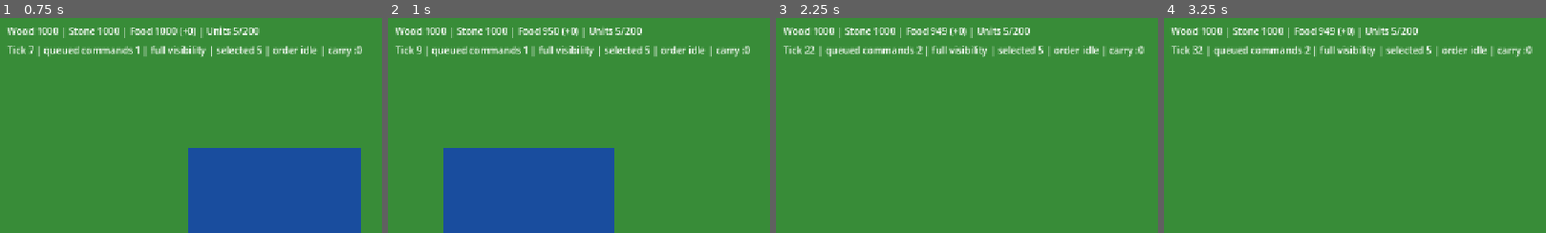
Above: before the commit, frames 1-4 (left to right).
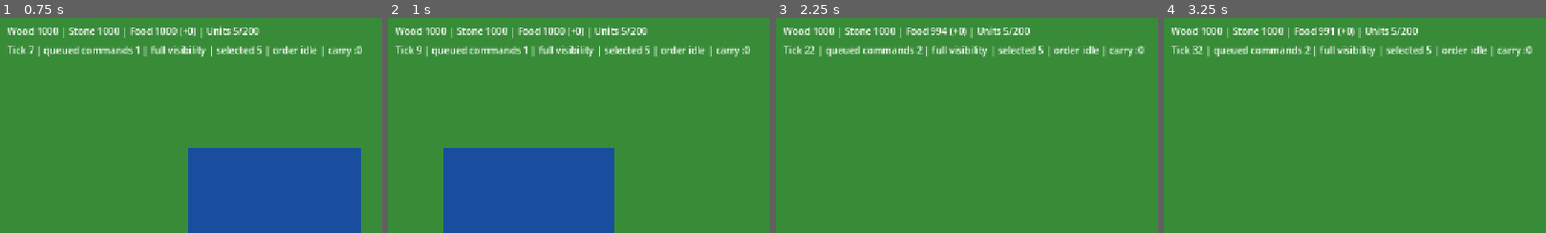
Above: after the commit, the same moments.

Repository: dmitriikomarskikh-coder/project-stronghold
Game: Godot game, scene res://game/main.tscn
Two runs of this game, one before a commit and one after it. Both use one fixed random seed, a clock stepped at 60 frames per second and the inputs below.
Inputs (mouse positions are % of the whole screen's width and height, from its top left):
- Up to frame 1 (0.75 s): tap Enter at 0.5 s; move the mouse to (72, 45) at 0.52 s; hold Right (ui_right) from 0.53 s (still down); tap N at 0.6 s; click (72, 45) at 0.67 s
- Up to frame 2 (1 s): keep holding Right (ui_right)
- Up to frame 3 (2.25 s): release Right (ui_right) at 1.25 s; drag from (30, 55) to (45, 70) at 1.27 s; tap Space at 2 s; move the mouse to (60, 28) at 2.02 s; hold Right (ui_right) from 2.03 s (still down); tap N at 2.1 s
- Up to frame 4 (3.25 s): release Right (ui_right) at 2.75 s; drag from (45, 70) to (20, 35) at 2.77 s
The pictures show only the part of the screen within x 0-50%, y 0-50%; the shares and areas given below are measured in that part.

Frame 1 is identical in both runs. In frame 2, 0.6% of the frame differs, in the area x 40-68%, y 3-10%; in frame 3, less than 0.1%; in frame 4, less than 0.1%.

Commit message:
Implement production payment and limit checks

Diff:
--- a/sim/buildings.gd
+++ b/sim/buildings.gd
@@ -9,6 +9,12 @@
 var progress: PackedInt32Array = PackedInt32Array()
 var production_type: PackedStringArray = PackedStringArray()
 var production_ticks: PackedInt32Array = PackedInt32Array()
+var production_paid_food: PackedInt32Array = PackedInt32Array()
+var production_paid_wood: PackedInt32Array = PackedInt32Array()
+var production_paid_stone: PackedInt32Array = PackedInt32Array()
+var production_acc_food: PackedInt32Array = PackedInt32Array()
+var production_acc_wood: PackedInt32Array = PackedInt32Array()
+var production_acc_stone: PackedInt32Array = PackedInt32Array()
 var free_list: Array[int] = []
 
 func spawn(player_id: int, type_name: String, tile_x: int, tile_y: int, max_hp: int, build_progress: int = 1) -> int:
@@ -22,6 +28,7 @@
 	progress[id] = build_progress
 	production_type[id] = ""
 	production_ticks[id] = 0
+	_reset_production_payment(id)
 	return id
 
 func live_count_for_player(player_id: int, include_zero_progress: bool = false) -> int:
@@ -61,6 +68,12 @@
 	progress.append(0)
 	production_type.append("")
 	production_ticks.append(0)
+	production_paid_food.append(0)
+	production_paid_wood.append(0)
+	production_paid_stone.append(0)
+	production_acc_food.append(0)
+	production_acc_wood.append(0)
+	production_acc_stone.append(0)
 	return id
 
 func start_production(id: int, type_name: String) -> void:
@@ -69,3 +82,19 @@
 	if production_type[id] == "":
 		production_type[id] = type_name
 		production_ticks[id] = 0
+		_reset_production_payment(id)
+
+func clear_production(id: int) -> void:
+	if id < 0 or id >= alive.size():
+		return
+	production_type[id] = ""
+	production_ticks[id] = 0
+	_reset_production_payment(id)
+
+func _reset_production_payment(id: int) -> void:
+	production_paid_food[id] = 0
+	production_paid_wood[id] = 0
+	production_paid_stone[id] = 0
+	production_acc_food[id] = 0
+	production_acc_wood[id] = 0
+	production_acc_stone[id] = 0
--- a/sim/snapshot.gd
+++ b/sim/snapshot.gd
@@ -49,6 +49,12 @@
 		_append_i32(bytes, sim.buildings.progress[id])
 		_append_string(bytes, sim.buildings.production_type[id])
 		_append_i32(bytes, sim.buildings.production_ticks[id])
+		_append_i32(bytes, sim.buildings.production_paid_food[id])
+		_append_i32(bytes, sim.buildings.production_paid_wood[id])
+		_append_i32(bytes, sim.buildings.production_paid_stone[id])
+		_append_i32(bytes, sim.buildings.production_acc_food[id])
+		_append_i32(bytes, sim.buildings.production_acc_wood[id])
+		_append_i32(bytes, sim.buildings.production_acc_stone[id])
 	return bytes
 
 func _append_i32(bytes: PackedByteArray, value: int) -> void:
--- a/sim/tick.gd
+++ b/sim/tick.gd
@@ -367,24 +367,103 @@
 		return
 	if buildings.production_type[building_id] != "":
 		return
-	var cost: Dictionary = balance["units"][unit_type]["cost"]
-	var player: int = buildings.owner[building_id]
-	if player_food[player] < int(cost.get("food", 0)):
-		return
-	player_food[player] -= int(cost.get("food", 0))
 	buildings.start_production(building_id, unit_type)
 
 func _step_building_production(building_id: int) -> void:
 	var type_name: String = buildings.production_type[building_id]
+	var player: int = buildings.owner[building_id]
+	var cfg: Dictionary = balance["units"][type_name]
+	var production_time := int(cfg["production_time"])
+	var cost: Dictionary = cfg["cost"]
+	var fully_paid := _production_is_paid(building_id, cost)
+	if live_units_for_player(player) >= unit_limit:
+		return
+	if not fully_paid:
+		var advanced := true
+		advanced = _advance_production_payment(building_id, player, "food", int(cost.get("food", 0)), production_time) and advanced
+		advanced = _advance_production_payment(building_id, player, "wood", int(cost.get("wood", 0)), production_time) and advanced
+		advanced = _advance_production_payment(building_id, player, "stone", int(cost.get("stone", 0)), production_time) and advanced
+		if not advanced:
+			return
+		fully_paid = _production_is_paid(building_id, cost)
 	buildings.production_ticks[building_id] += 1
-	if buildings.production_ticks[building_id] < int(balance["units"][type_name]["production_time"]):
+	if buildings.production_ticks[building_id] < production_time or not fully_paid:
 		return
 	var exit_tile: Vector2i = _dropoff_slot(building_id, Vector2i(buildings.anchor_x[building_id], buildings.anchor_y[building_id]))
 	if exit_tile.x < 0:
 		return
-	units.spawn(buildings.owner[building_id], type_name, exit_tile.x, exit_tile.y, int(balance["units"][type_name]["hp"]))
-	buildings.production_type[building_id] = ""
-	buildings.production_ticks[building_id] = 0
+	units.spawn(player, type_name, exit_tile.x, exit_tile.y, int(cfg["hp"]))
+	buildings.clear_production(building_id)
+
+func _advance_production_payment(building_id: int, player: int, resource_type: String, cost: int, production_time: int) -> bool:
+	if _get_production_paid(building_id, resource_type) >= cost:
+		return true
+	if _get_player_resource(player, resource_type) <= 0:
+		return false
+	_set_production_acc(building_id, resource_type, _get_production_acc(building_id, resource_type) + cost)
+	if _get_production_acc(building_id, resource_type) >= production_time:
+		_set_production_acc(building_id, resource_type, _get_production_acc(building_id, resource_type) - production_time)
+		_set_player_resource(player, resource_type, _get_player_resource(player, resource_type) - 1)
+		_set_production_paid(building_id, resource_type, _get_production_paid(building_id, resource_type) + 1)
+	return true
+
+func _production_is_paid(building_id: int, cost: Dictionary) -> bool:
+	return (
+		buildings.production_paid_food[building_id] >= int(cost.get("food", 0))
+		and buildings.production_paid_wood[building_id] >= int(cost.get("wood", 0))
+		and buildings.production_paid_stone[building_id] >= int(cost.get("stone", 0))
+	)
+
+func _get_player_resource(player: int, resource_type: String) -> int:
+	if resource_type == "food":
+		return player_food[player]
+	if resource_type == "wood":
+		return player_wood[player]
+	if resource_type == "stone":
+		return player_stone[player]
+	return 0
+
+func _set_player_resource(player: int, resource_type: String, value: int) -> void:
+	if resource_type == "food":
+		player_food[player] = value
+	elif resource_type == "wood":
+		player_wood[player] = value
+	elif resource_type == "stone":
+		player_stone[player] = value
+
+func _get_production_paid(building_id: int, resource_type: String) -> int:
+	if resource_type == "food":
+		return buildings.production_paid_food[building_id]
+	if resource_type == "wood":
+		return buildings.production_paid_wood[building_id]
+	if resource_type == "stone":
+		return buildings.production_paid_stone[building_id]
+	return 0
+
+func _set_production_paid(building_id: int, resource_type: String, value: int) -> void:
+	if resource_type == "food":
+		buildings.production_paid_food[building_id] = value
+	elif resource_type == "wood":
+		buildings.production_paid_wood[building_id] = value
+	elif resource_type == "stone":
+		buildings.production_paid_stone[building_id] = value
+
+func _get_production_acc(building_id: int, resource_type: String) -> int:
+	if resource_type == "food":
+		return buildings.production_acc_food[building_id]
+	if resource_type == "wood":
+		return buildings.production_acc_wood[building_id]
+	if resource_type == "stone":
+		return buildings.production_acc_stone[building_id]
+	return 0
+
+func _set_production_acc(building_id: int, resource_type: String, value: int) -> void:
+	if resource_type == "food":
+		buildings.production_acc_food[building_id] = value
+	elif resource_type == "wood":
+		buildings.production_acc_wood[building_id] = value
+	elif resource_type == "stone":
+		buildings.production_acc_stone[building_id] = value
 
 func _load_json(path: String) -> Dictionary:
 	var file := FileAccess.open(path, FileAccess.READ)
--- /dev/null
+++ b/tests/production_limit_test.gd
@@ -0,0 +1,36 @@
+extends SceneTree
+
+const TickRunnerScript := preload("res://sim/tick.gd")
+
+func _init() -> void:
+	var sim: RefCounted = TickRunnerScript.new()
+	sim.load_match("res://maps/map01.json", "res://config/balance.json", 12345)
+	var idle: RefCounted = TickRunnerScript.new()
+	idle.load_match("res://maps/map01.json", "res://config/balance.json", 12345)
+	var initial_units: int = sim.live_units_for_player(0)
+	sim.unit_limit = initial_units
+	idle.unit_limit = initial_units
+
+	sim.enqueue_player_command("produce", [], [], {"unit_type": "peasant"})
+	for i in range(250):
+		sim.step()
+		idle.step()
+
+	if sim.live_units_for_player(0) != initial_units:
+		push_error("Unit limit must block peasant spawn")
+		quit(1)
+		return
+	if sim.player_food[0] != idle.player_food[0]:
+		push_error("Unit limit must block production payment")
+		quit(1)
+		return
+	if sim.buildings.production_type[0] != "peasant":
+		push_error("Blocked production should remain queued in the townhall")
+		quit(1)
+		return
+	if sim.buildings.production_paid_food[0] != 0 or sim.buildings.production_ticks[0] != 0:
+		push_error("Blocked production must not accumulate time or paid resources")
+		quit(1)
+		return
+	print("Production limit test passed")
+	quit(0)
Not shown, changed: tools/validate_structure.ps1
